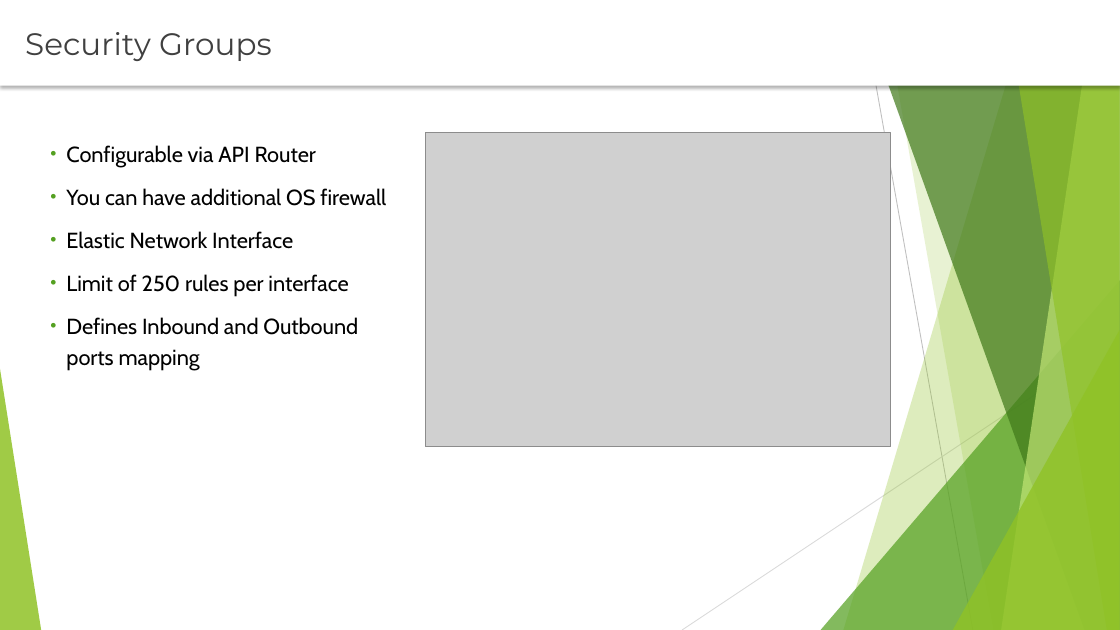
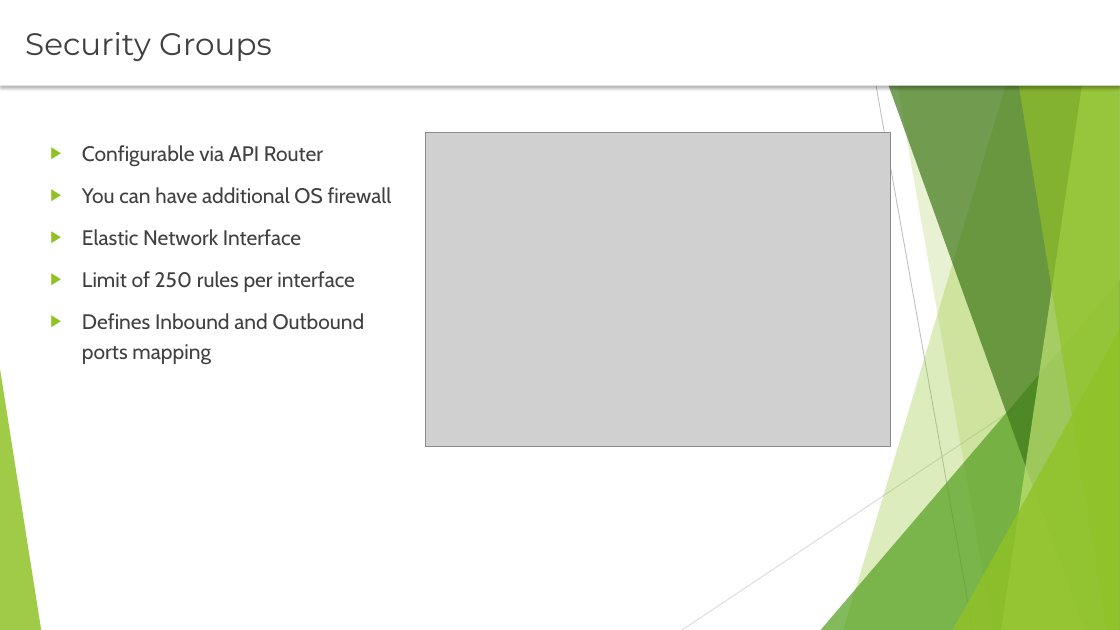
Before and after one commit to rusergei2010/AWSCourse2019, a slide deck: slide 5 of Lecture_2_Compute_Resources/Compute_Resources.pptx. Drawn at 1120x630 pixels with LibreOffice and Linux fonts; fonts in the diff are those of the drawing; grey boxes stand for pictures. Boxes give left, top, right and bottom in pixels: in the first picture for what was removed or moved away, otherwise in the second. Text is boxed around its words. In the diff, an @@ line names an element or a change of style, - is before the commit and + after.

```diff
--- a/Lecture_2_Compute_Resources/Compute_Resources.pptx
+++ b/Lecture_2_Compute_Resources/Compute_Resources.pptx
@@ text "Configurable via API Router" at <box>82,145,392,364</box>: size 18.7 to 18 pt, text colour #000000 to #404040; bullet • to ▶; bullet colour #54A021 to #90C226 @@
```
Also in this commit, not shown: 2 other slides changed, 28 other files.
